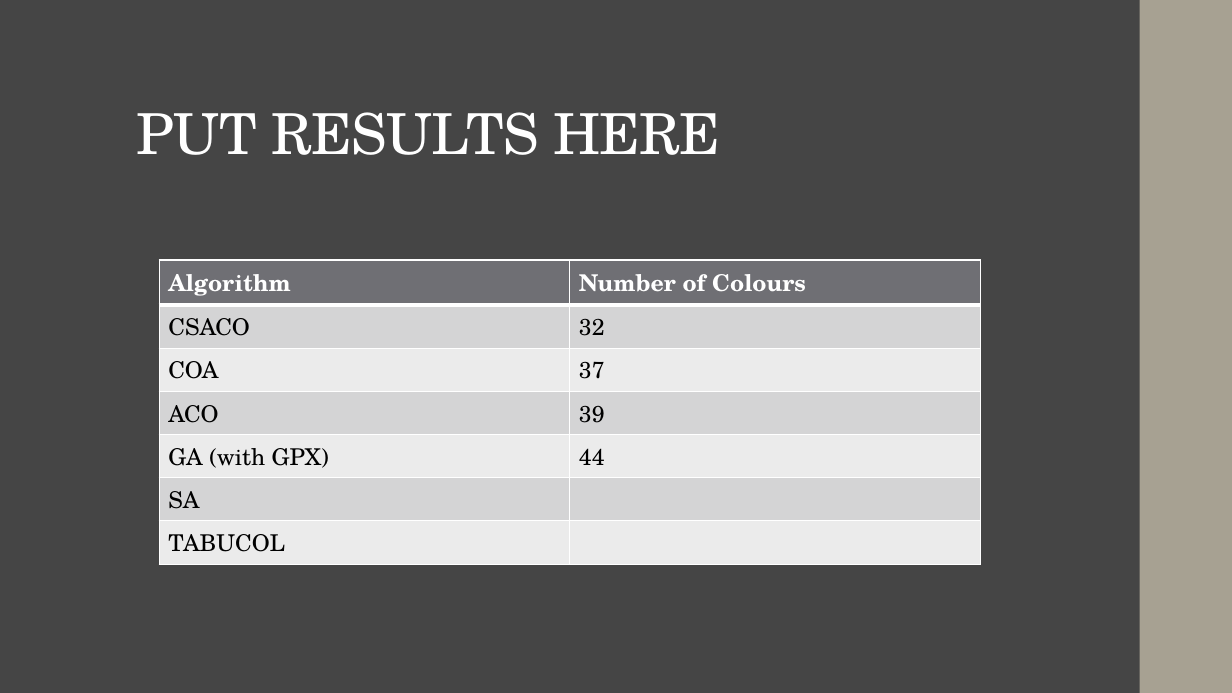
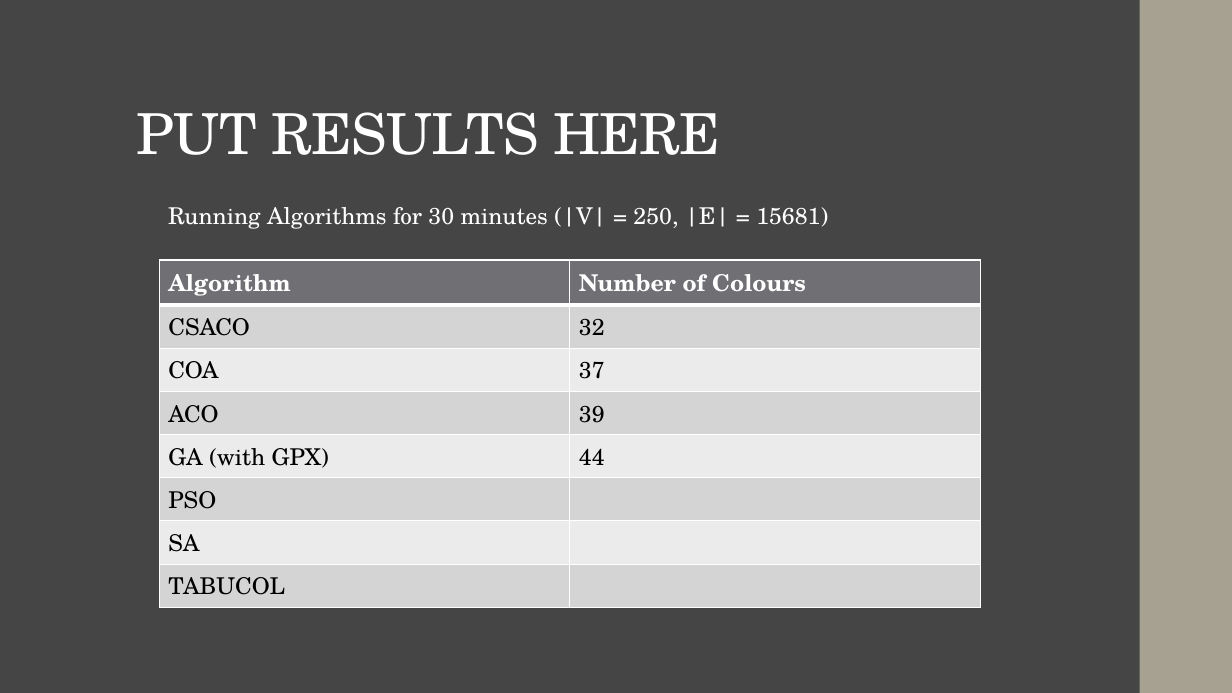
Before and after one commit to jwhowes/project, a slide deck: slide 18 of presentation_1_shorter.pptx. Drawn at 1232x693 pixels with LibreOffice and Linux fonts; fonts in the diff are those of the drawing. Boxes give left, top, right and bottom in pixels: in the first picture for what was removed or moved away, otherwise in the second. Text is boxed around its words. In the diff, an @@ line names an element or a change of style, - is before the commit and + after.

```diff
--- a/presentation_1_shorter.pptx
+++ b/presentation_1_shorter.pptx
@@ text added at (168, 207, 828, 229), 18 pt, text #FFFFFF @@
+Running Algorithms for 30 minutes (|V| = 250, |E| = 15681)
@@ table at (159, 260, 980, 599) @@
+row 6: PSO | 
```
Also in this commit, not shown: 5 other slides changed.
